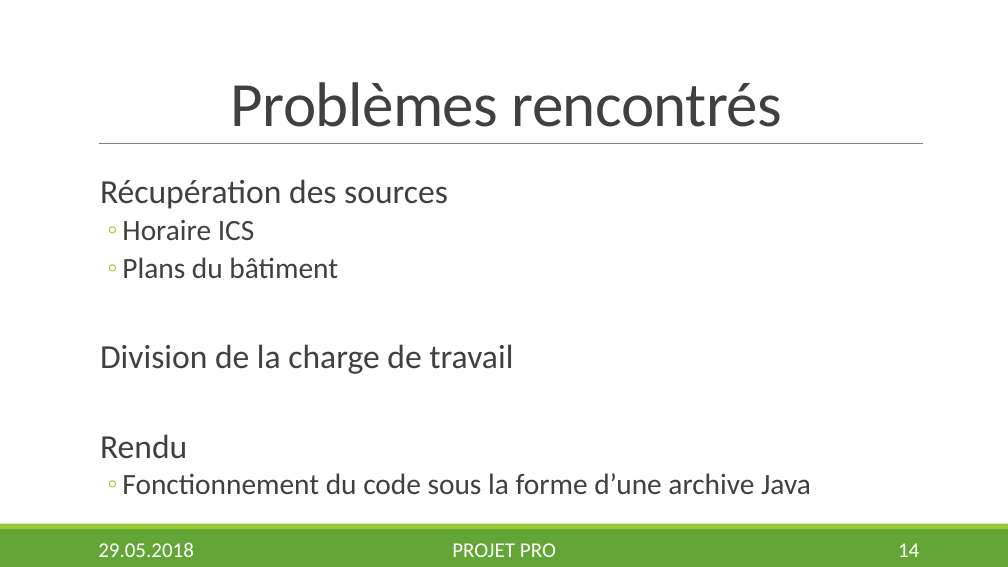
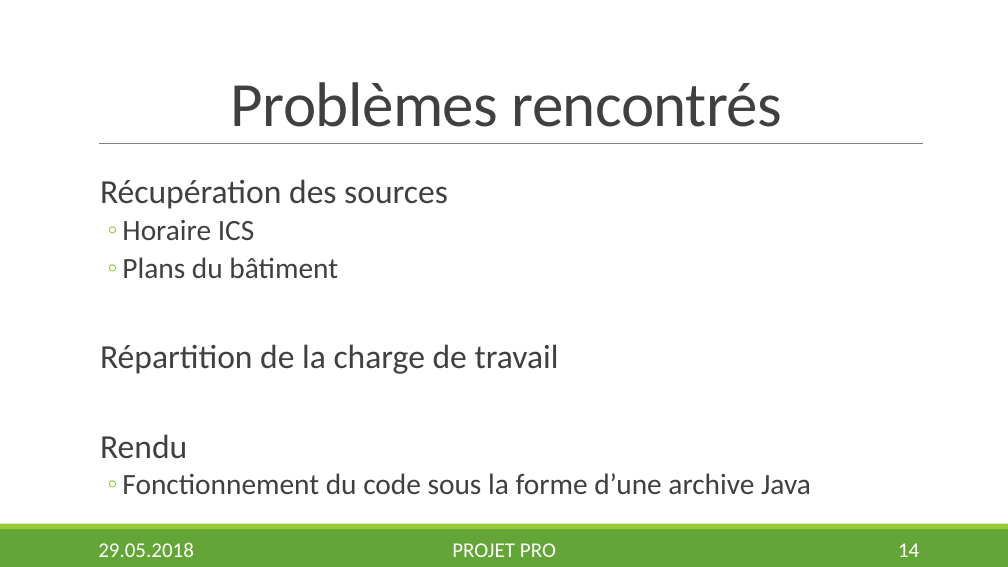
Before and after one commit to Nyahon/PRO, a slide deck: slide 14 of presentation/DaryllFinal.pptx. Drawn at 1008x567 pixels with LibreOffice and Linux fonts; fonts in the diff are those of the drawing; background and template pictures are left out. Boxes give left, top, right and bottom in pixels: in the first picture for what was removed or moved away, otherwise in the second. Text is boxed around its words. In the diff, an @@ line names an element or a change of style, - is before the commit and + after.

```diff
--- a/presentation/DaryllFinal.pptx
+++ b/presentation/DaryllFinal.pptx
@@ text at <box>100,344,559,374</box>: text changed @@
-  Division de la charge de travail
+  Répartition de la charge de travail
```
Also in this commit, not shown: 4 other slides changed.
